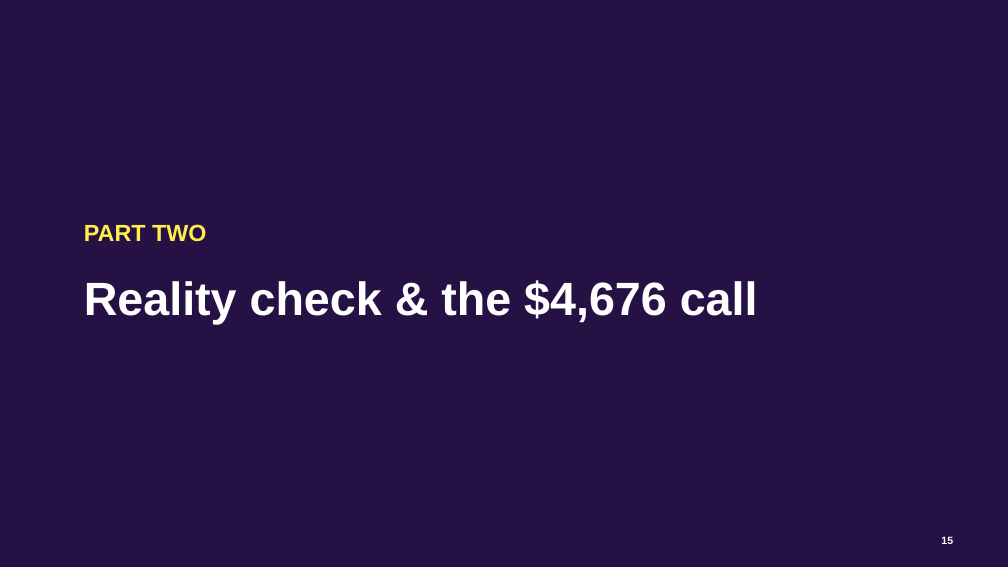
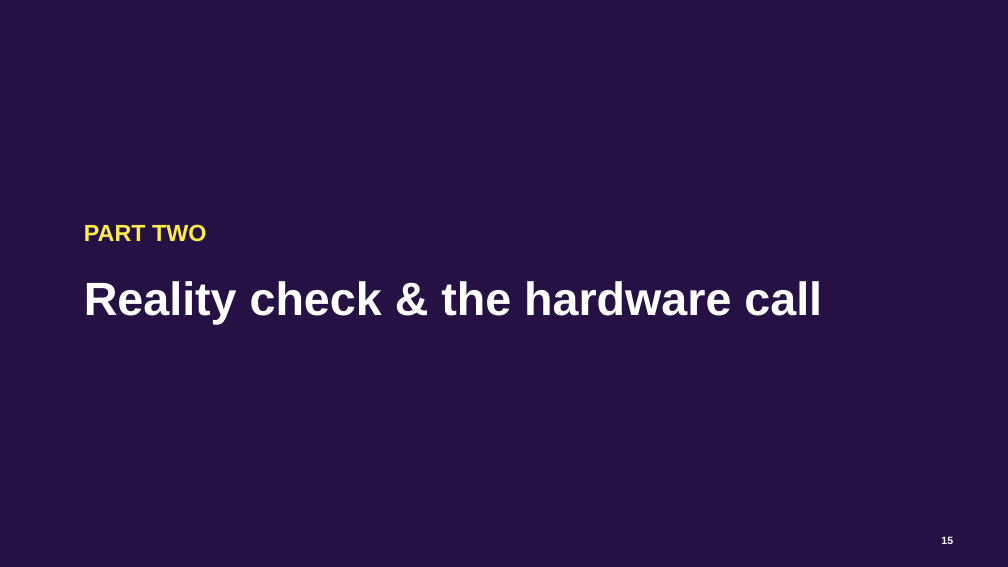
Before and after one commit to jconnolly/local-llm-pi5, a slide deck: slide 15 of local-llm-datasociety.pptx. Drawn at 1008x567 pixels with LibreOffice and Linux fonts; fonts in the diff are those of the drawing; background and template pictures are left out. Boxes give left, top, right and bottom in pixels: in the first picture for what was removed or moved away, otherwise in the second. Text is boxed around its words. In the diff, an @@ line names an element or a change of style, - is before the commit and + after.

```diff
--- a/local-llm-datasociety.pptx
+++ b/local-llm-datasociety.pptx
@@ text at [84,281,822,324]: text changed @@
-Reality check & the $4,676 call
+Reality check & the hardware call
```
Also in this commit, not shown: 6 other slides changed, 3 other files.
